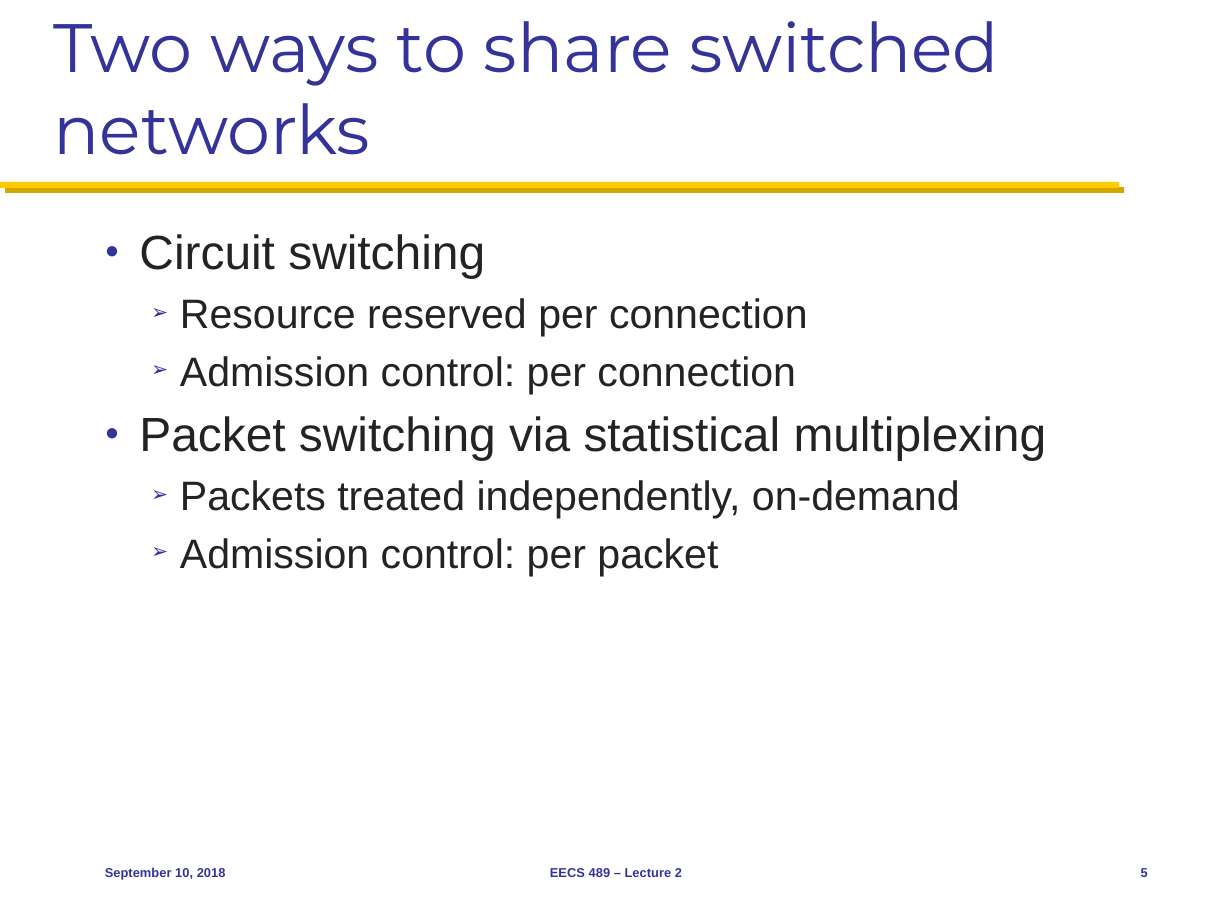
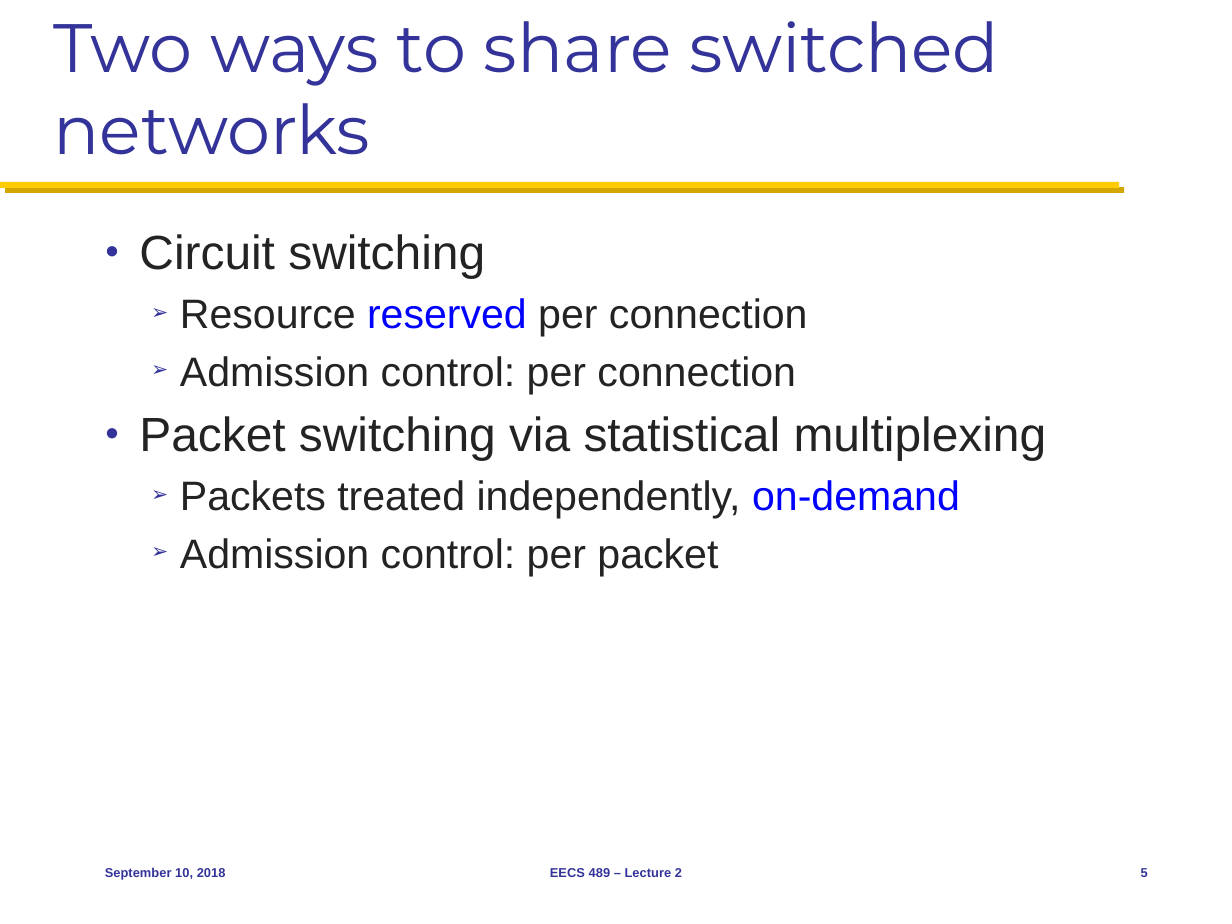
Before and after one commit to mosharaf/eecs489, a slide deck: slide 5 of Slides/091018.pptx. Drawn at 1232x924 pixels with LibreOffice and Linux fonts; fonts in the diff are those of the drawing. Boxes give left, top, right and bottom in pixels: in the first picture for what was removed or moved away, otherwise in the second. Text is boxed around its words. In the diff, an @@ line names an element or a change of style, - is before the commit and + after.

```diff
--- a/Slides/091018.pptx
+++ b/Slides/091018.pptx
@@ text at [180, 298, 960, 519]: text colour #232323 to #0000FF in "reserved", "on-demand" @@
```
Also in this commit, not shown: 1 other slide changed.
